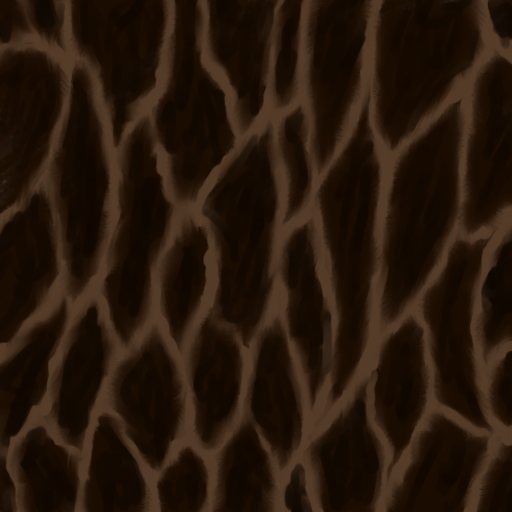
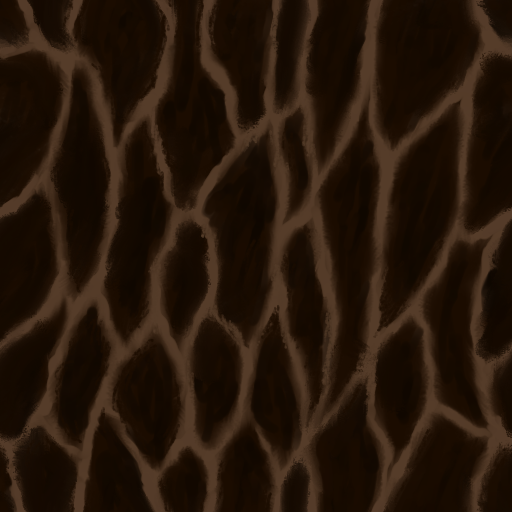
Two versions of the same layered image (512×512). Layer-by-layer changes:
painted on "Capa 2" over (0, 0, 512, 512)
painted on "Capa 1" over (0, 0, 512, 512)
